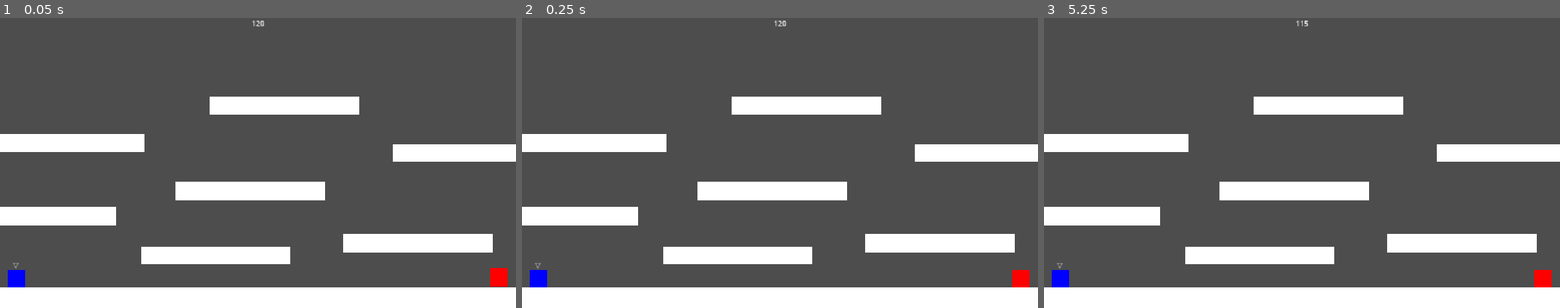
Above: before the commit, frames 1-3 (left to right).
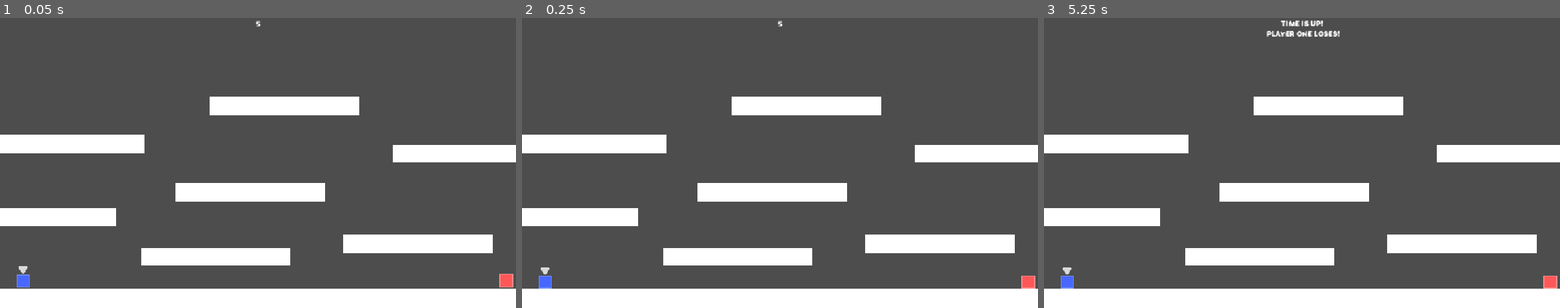
Above: after the commit, the same moments.

Repository: Varshit08/Tag_game
Game: Godot game, scene res://scenes/practise_map.tscn
The game is run twice, just before and just after one commit, with the same random seed, the same clock (stepped at 60 frames per second) and the same inputs.
Inputs:
- Up to frame 1 (0.05 s): no input
- Up to frame 2 (0.25 s): no input
- Up to frame 3 (5.25 s): tap Enter at 0.5, 2.75, 4.25 s; tap Space at 2, 3.5, 5 s

The runs differ from the first frame. In frame 1, 2.2% of the frame differs, in the area x 0-100%, y 0-94%; in frame 2, 2.1%; in frame 3, 2.4%.

Commit message:
Add game assets and refactor player rendering
Add font and sprite assets for player characters and tag indicator. Refactor player rendering from color-based (ColorRect) to texture-based (TextureRect) rendering. Update player script exports and scene references accordingly. Add custom font to practice map UI and set up camera node.

Diff:
--- a/tag_game/project.godot
+++ b/tag_game/project.godot
@@ -23,6 +23,7 @@
 [file_customization]
 
 folder_colors={
+"res://player_assets/": "red",
 "res://scenes/": "blue",
 "res://scripts/": "gray"
 }
--- a/tag_game/scenes/player.tscn
+++ b/tag_game/scenes/player.tscn
@@ -1,43 +1,44 @@
 [gd_scene format=3 uid="uid://xtcvewihvyhj"]
 
 [ext_resource type="Script" uid="uid://bq11ug8pg6ocm" path="res://scripts/player.gd" id="1_4flbx"]
+[ext_resource type="Texture2D" uid="uid://cbaqfgpe264x4" path="res://player_assets/tug_indicator.png" id="2_g2els"]
 
 [sub_resource type="RectangleShape2D" id="RectangleShape2D_fh2hd"]
-size = Vector2(40, 40)
+size = Vector2(30, 30)
 
 [sub_resource type="RectangleShape2D" id="RectangleShape2D_sdnyn"]
-size = Vector2(40, 40)
+size = Vector2(30, 30)
 
-[node name="CharacterBody2D" type="CharacterBody2D" unique_id=1990145254 node_paths=PackedStringArray("color_rect", "tag_indicator")]
+[node name="CharacterBody2D" type="CharacterBody2D" unique_id=1990145254 node_paths=PackedStringArray("tag_indicator", "texture_rect")]
 collision_layer = 2
 script = ExtResource("1_4flbx")
-color_rect = NodePath("ColorRect")
-tag_indicator = NodePath("Label")
+tag_indicator = NodePath("indicator_texture")
+texture_rect = NodePath("player_texture")
 metadata/tagger = false
 
 [node name="CollisionShape2D" type="CollisionShape2D" parent="." unique_id=730235007]
+position = Vector2(15, 15)
 shape = SubResource("RectangleShape2D_fh2hd")
 
-[node name="ColorRect" type="ColorRect" parent="." unique_id=215769875]
-offset_left = -20.0
-offset_top = -20.0
-offset_right = 20.0
-offset_bottom = 20.0
-color = Color(0.3434636, 0.71611685, 0.603403, 1)
+[node name="player_texture" type="TextureRect" parent="." unique_id=1959486713]
+offset_right = 30.0
+offset_bottom = 30.0
 
 [node name="Area2D" type="Area2D" parent="." unique_id=1763371737]
 collision_layer = 0
 collision_mask = 2
 
 [node name="CollisionShape2D2" type="CollisionShape2D" parent="Area2D" unique_id=1768344767]
+position = Vector2(15, 15)
 shape = SubResource("RectangleShape2D_sdnyn")
 
-[node name="Label" type="Label" parent="." unique_id=1702454651]
-offset_left = -7.0
-offset_top = -43.0
-offset_right = 7.0
-offset_bottom = -20.0
-text = "▽"
+[node name="indicator_texture" type="TextureRect" parent="." unique_id=1001034]
+texture_filter = 1
+offset_left = 4.0
+offset_top = -18.0
+offset_right = 25.0
+texture = ExtResource("2_g2els")
+stretch_mode = 2
 
 [connection signal="body_entered" from="Area2D" to="." method="_on_area_2d_body_entered"]
 [connection signal="body_exited" from="Area2D" to="." method="_on_area_2d_body_exited"]
--- a/tag_game/scenes/practise_map.tscn
+++ b/tag_game/scenes/practise_map.tscn
@@ -2,6 +2,12 @@
 
 [ext_resource type="PackedScene" uid="uid://xtcvewihvyhj" path="res://scenes/player.tscn" id="1_0nps2"]
 [ext_resource type="Script" uid="uid://buofx2ogxi1o6" path="res://scripts/practise_map.gd" id="1_yu8s3"]
+[ext_resource type="FontFile" uid="uid://dlu2jcvfyp12d" path="res://fonts/Boring Time.otf" id="2_dont8"]
+[ext_resource type="Texture2D" uid="uid://bj0yf2qvtxset" path="res://player_assets/blue.png" id="4_b8sqq"]
+[ext_resource type="Texture2D" uid="uid://ww581jhabf6s" path="res://player_assets/red.png" id="5_50rx3"]
+
+[sub_resource type="LabelSettings" id="LabelSettings_p2ohw"]
+font = ExtResource("2_dont8")
 
 [sub_resource type="RectangleShape2D" id="RectangleShape2D_fh2hd"]
 size = Vector2(1264.75, 128.5)
@@ -17,7 +23,7 @@
 
 [node name="StaticBody2D" type="StaticBody2D" unique_id=961243516 node_paths=PackedStringArray("timer", "label", "player_one", "player_two")]
 script = ExtResource("1_yu8s3")
-set_time = 120
+set_time = 5
 timer = NodePath("Timer")
 label = NodePath("Label")
 player_one = NodePath("playerone")
@@ -28,6 +34,7 @@
 offset_right = 1152.0
 offset_bottom = 23.0
 text = "120"
+label_settings = SubResource("LabelSettings_p2ohw")
 horizontal_alignment = 1
 vertical_alignment = 1
 
@@ -46,18 +53,18 @@
 offset_bottom = 730.0
 
 [node name="playerone" parent="." unique_id=1990145254 instance=ExtResource("1_0nps2")]
-position = Vector2(36, 582)
+position = Vector2(37, 570)
+player_texture = ExtResource("4_b8sqq")
 jump = "player_one_jump"
 left = "player_one_left"
 right = "player_one_right"
-color = Color(0, 0, 1, 1)
 
 [node name="playertwo" parent="." unique_id=1996809327 instance=ExtResource("1_0nps2")]
-position = Vector2(1113, 579)
+position = Vector2(1115, 569)
+player_texture = ExtResource("5_50rx3")
 jump = "player_two_jump"
 left = "player_two_left"
 right = "player_two_right"
-color = Color(1, 0, 0, 1)
 
 [node name="Timer" type="Timer" parent="." unique_id=1445887463]
 wait_time = 120.0
@@ -149,4 +156,7 @@
 scale = Vector2(8.34994, 1.0157633)
 metadata/_edit_use_anchors_ = true
 
+[node name="Camera2D" type="Camera2D" parent="." unique_id=1748953124]
+position = Vector2(576, 322)
+
 [connection signal="timeout" from="Timer" to="." method="_on_timer_timeout"]
--- a/tag_game/scripts/player.gd
+++ b/tag_game/scripts/player.gd
@@ -5,19 +5,19 @@
 const SPEED := 300.0
 const JUMP_VELOCITY := -500.0
 
-@export var color_rect : ColorRect
-@export var tag_indicator : Label
+@export var player_texture : Texture
+@export var tag_indicator : TextureRect
 @export var can_tag : bool = true
 
 @export_group("Player Changes")
 @export var jump : String
 @export var left : String
 @export var right : String
-@export var color : Color
+@export var texture_rect : TextureRect
 
 
 func _ready() -> void:
-	color_rect.color = color
+	texture_rect.texture = player_texture
 	update_indicator()
 	print(get_meta(TAGGER_META))
 
Binary file added: tag_game/fonts/Boring Time.otf
Not shown, added: tag_game/fonts/Boring Time.otf.import
Binary file added: tag_game/player_assets/blue.png
Not shown, added: tag_game/player_assets/blue.png.import
Binary file added: tag_game/player_assets/red.png
Not shown, added: tag_game/player_assets/red.png.import
Binary file added: tag_game/player_assets/tug_indicator.png
Not shown, added: tag_game/player_assets/tug_indicator.png.import
